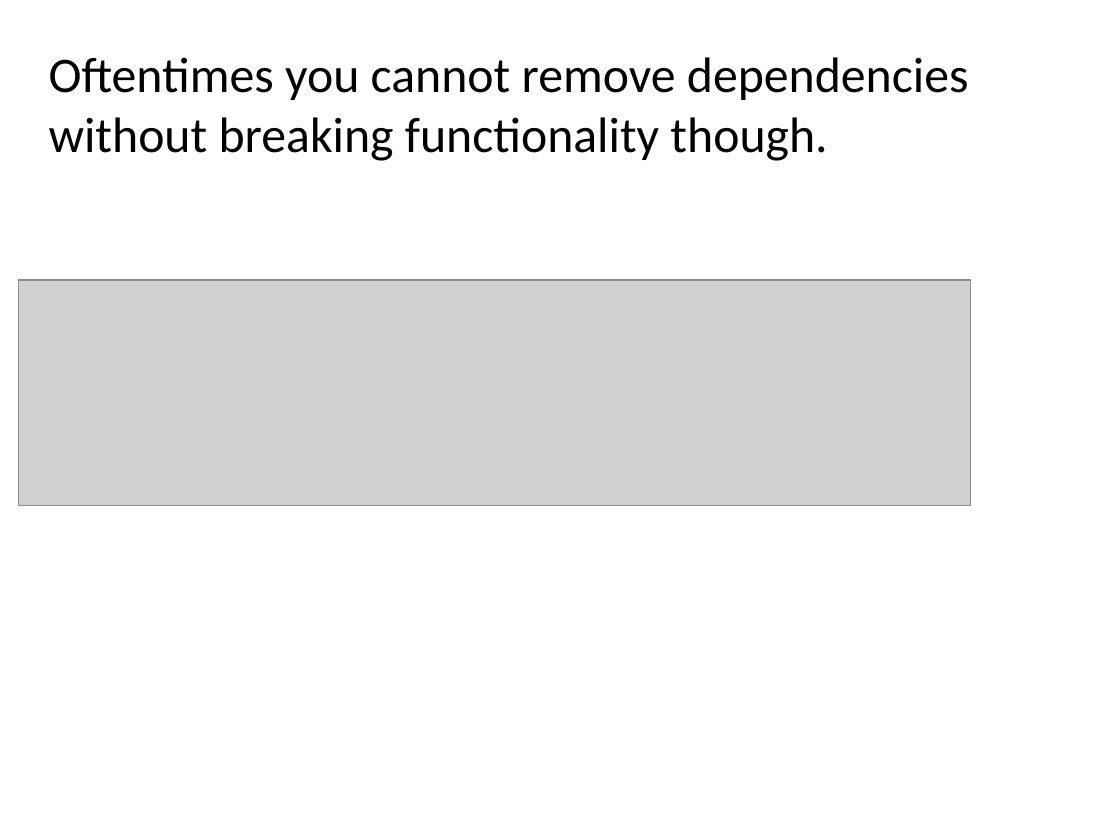
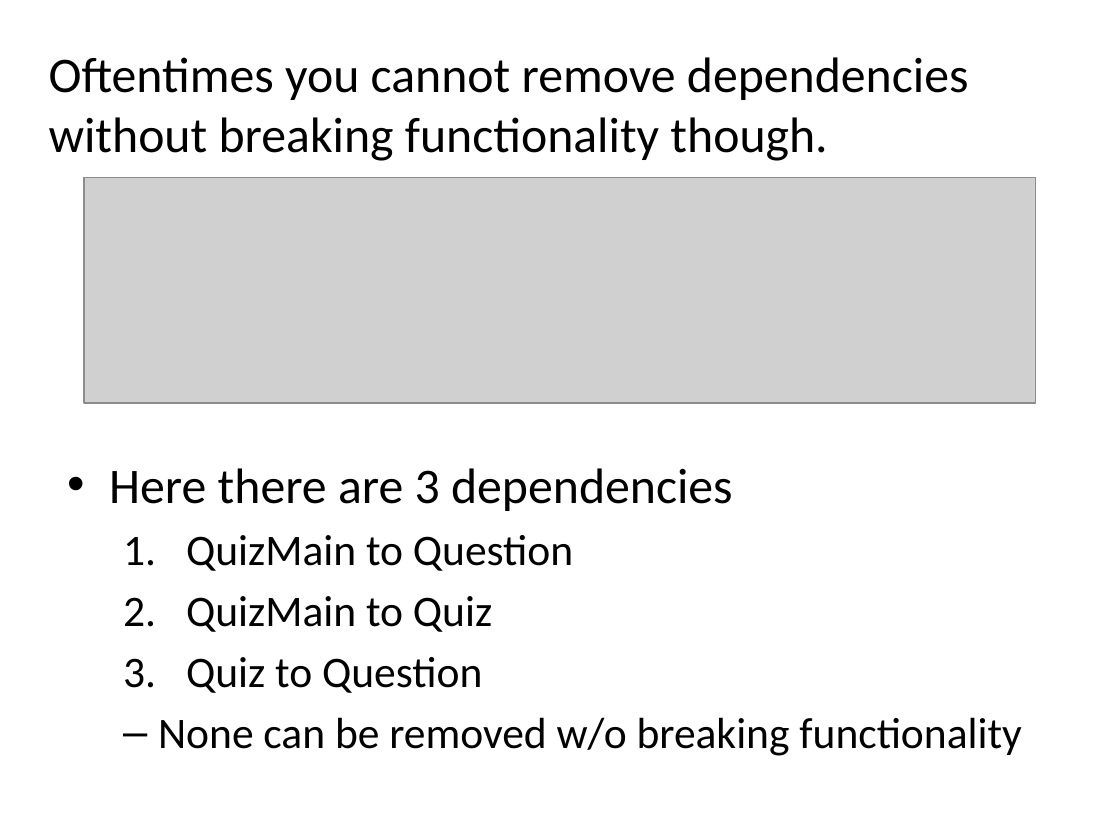
Before and after one commit to RHIT-CSSE/csse220, a slide deck: slide 6 of ClassMaterials/CohesionAndCoupling/Slides/Cohesion_And_Coupling.pptx. Drawn at 1120x840 pixels with LibreOffice and Linux fonts; fonts in the diff are those of the drawing; grey boxes stand for pictures. Boxes give left, top, right and bottom in pixels: in the first picture for what was removed or moved away, otherwise in the second. Text is boxed around its words. In the diff, an @@ line names an element or a change of style, - is before the commit and + after.

```diff
--- a/ClassMaterials/CohesionAndCoupling/Slides/Cohesion_And_Coupling.pptx
+++ b/ClassMaterials/CohesionAndCoupling/Slides/Cohesion_And_Coupling.pptx
@@ picture: place and size @@
-picture at bbox=[19, 280, 971, 506]
+picture at bbox=[84, 177, 1036, 403]
@@ text added at bbox=[109, 468, 1021, 756], 28 pt, text #000000 @@
+• Here there are 3 dependencies
+  1. QuizMain to Question
+  2. QuizMain to Quiz
+  3. Quiz to Question
+  – None can be removed w/o breaking functionality
```
Also in this commit, not shown: 9 other slides changed, 1 slide added.
